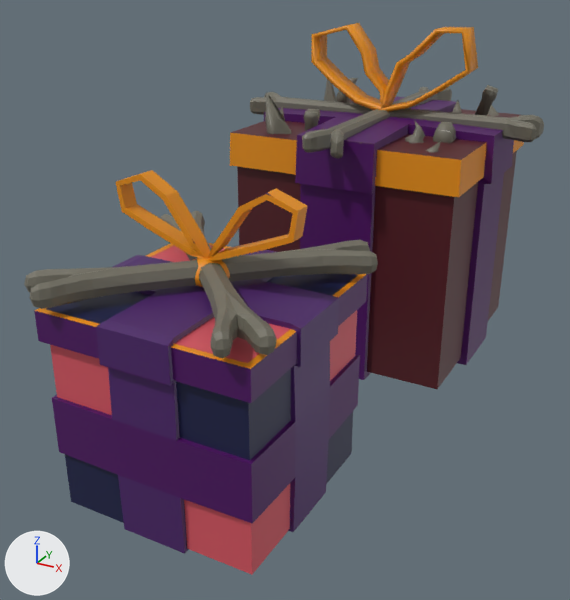
Renders of the Blender file art/models/props/gift_box/gift_box.blend from each side of a commit.
Camera for both pictures: a 50 mm camera at (0.687, -1.736, 0.885) aimed at (-0.044, -0.406, 0.22). Lighting does not change. The marker at lower left points along +X, +Y and +Z. The first picture is the older version.

The scene before the commit, as lines of its bpy script (objects in view):
```python
me_cone_002 = bpy.data.meshes.new('Cone.002')
me_cone_002.from_pydata(...)  # 683 vertices, 680 faces; spans x -21.8..5.8, y -22.2..5.4, z -21.4..8.1
me_cone_002.materials.append(mat_material)  # picture img_gb_texure_2
me_plane_001 = bpy.data.meshes.new('Plane.001')
me_plane_001.from_pydata(...)  # 716 vertices, 670 faces; spans x -0.228..0.228, y -0.228..0.228, z -0.391..0.173
me_plane_001.materials.append(mat_gift_box_1_texture)  # picture img_gift_edges
ob_box_style_1 = bpy.data.objects.new('Box style 1', me_plane_001)
ob_box_style_1.location = (0.0, -0.743, 0.387)
ob_box_style_2 = bpy.data.objects.new('Box Style 2', me_cone_002)
ob_box_style_2.location = (0.202, 0.213, 0.53)
ob_box_style_2.scale = (0.0254, 0.0254, 0.0254)
```
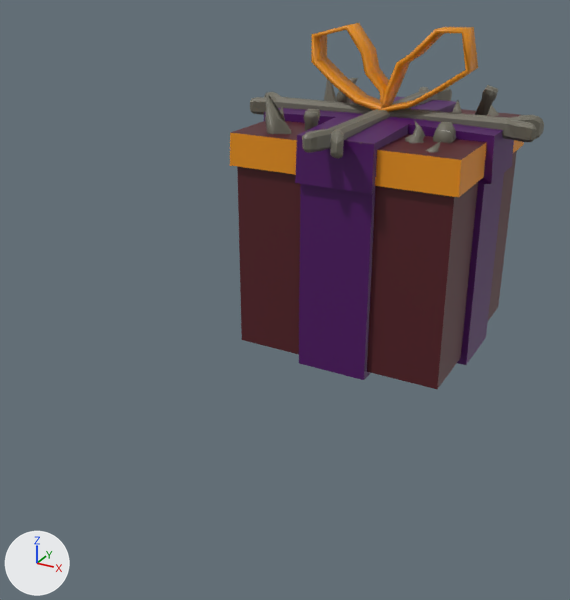
Diff of the bpy script that builds the scene:
```diff
--- a/art/models/props/gift_box/gift_box.blend.py
+++ b/art/models/props/gift_box/gift_box.blend.py
@@ ob_box_style_1 @@
 ob_box_style_1.location = (0.0, -0.743, 0.387)
+ob_box_style_1.hide_set(True)
```

Where the change shows, as pixel boxes [x1, y1, x2, y2] in the pictures (570 x 600 px):
'Box style 1', hidden (purple): before [24, 170, 378, 575]
